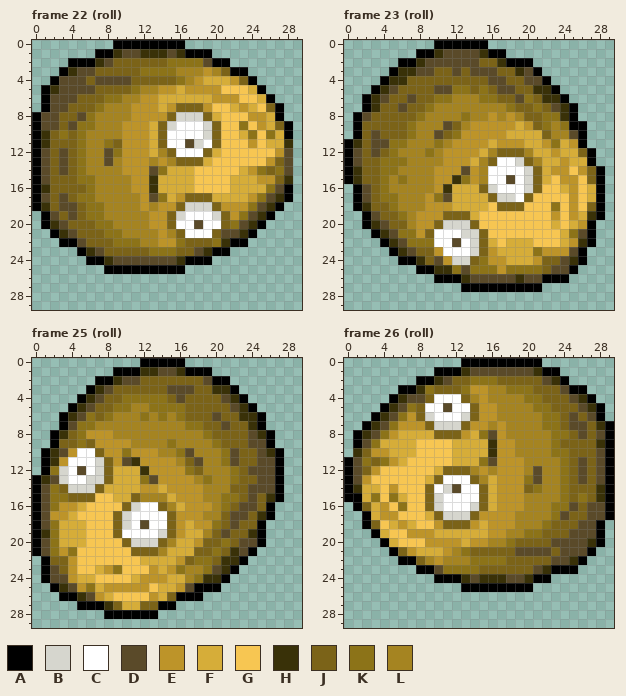
Pixel-art file -- anim/plant/nut/nut.aseprite. That is the earlier state.
30x30 pixels, 35 frames. Shown: frame 22 (roll), frame 23 (roll), frame 25 (roll), frame 26 (roll). The commit also changed other frames, which this record leaves out.
Palette (. is transparent): A #000000  B #d6d6ce  C #ffffff  D #5a4a29  E #bd9429  F #d6ad39  G #f7c652  H #393108  J #7b6318  K #8c7318  L #a58421
Pixels before, frame 22 (roll), first column x 0:
 0 .........AAAAAAAA............
 1 .......AAHDDHHHDHAAA.........
 2 ....AAAHDJJJJJJKKKKDAA.......
 3 ...AHDDJJJJJKKKKLLLELJAA.....
 4 ..ADDDJDDDDJJJJJKLEFFFEJA....
 5 .AHDDDDJJJJKLLEEFEEEEGGGFA...
 6 .ADDDJJJKKLLEEFFFFFFEEEGGFA..
 7 .ADDJJJKLLLEEEFEJJJEGGFEFGJA.
 8 ADDJJDKLLLLEEEEJBBBJFGGGEEFA.
 9 ADDJDKKLLLEEEFJBCCCBJGGKGEFJA
10 AHJKJKLLLLEEEFJCCCCBJGGFKGKFA
11 AHJJJKLLKJEEEFJCCDBCJGGGEGFFH
12 ADJDJKLLDKEEEFLJCCCJFGGGGGGED
13 ADJDJKLLDLEEELELJJJFGGGGGGEJD
14 ADJDJKLLLLEEEDKFFFGGGGGFEKJKD
15 ADJJJKKLLLLEEHFFFFGGGGFFFEEJH
16 AHJJJJKLLLLEEHFFFFGGGGFFFFKDA
17 ADJDJKKLLLLLEDKFEJJJFFFFEKDHA
18 AHJDDJKKLLLLELEEJBBBJEEEKDHA.
19 .ADJDJKKLLLLLEEJBCCCBJEKDHA..
20 .AHDJJJKKLLLLEEJCCDCCJKDHA...
21 ..AHDJJJKKLLLLELJCCCJDDHA....
22 ...AADJJJKKKLLEEKJJJKHAA.....
23 .....AHDJJJJJKKKJJDHAA.......
24 ......AAHDDDDDDDHAAA.........
25 ........AAAAAAAAA............
Pixels before, frame 23 (roll), first column x 0:
 0 ..........AAAAAA.............
 1 ........AAHDDDDHAA...........
 2 ......AAHDDDDDDJJHAAA........
 3 .....AHHDDJJDJDDDJJHDA.......
 4 ....AHHJJJJJJJJJDDJJDDA......
 5 ...AHDJJJJDDKKJKJDDJJHHA.....
 6 ..AHDJJDJJKKLLLKKJJDKJHHA....
 7 ..AHJJDJJKLLLLLLLLKJJKJDHA...
 8 .ADJJJJJKLLLLKLLELELJJKKHA...
 9 .AJJJJJKLLLDJLEEEEEFEJKLKAA..
10 .AJDJJJKLLDJKEEEEEFFFFJLLDA..
11 AHJDDKKLLLKLEEEEFEEEFFEKFEA..
12 ADJDJKLLLKLEEEEFLJJJLFFEFFJA.
13 ADJJKKKLLLLEEEFLJCCBJLFFEFFA.
14 AHJJKKLLLLEEEDELCCCCBJFEEGEJA
15 AHJJKLKLLLEEHKELCCDCBJFGEEGJA
16 .ADJKLLLLLEHFFFJBCCCBJGGFEGFA
17 .ADJKKLLLEKDFFFFJBBCJGGGGEGFA
18 .AHJJKLLLEEEFFFFGJJJGGGKGEGJA
19 ..ADJJKLEEEJJJFGGGGGGGGEGEFHA
20 ..AHDJJLEEJBBBJGGGGGGGGFGFEA.
21 ...AHDKKEJCCCBBJGGGGGGGGFKDA.
22 ....AHDKKKCCDCBJFGFFFGGGFEHA.
23 .....AHDJJECCCBJEFFFFKEEEDA..
24 ......AAHJDEBBJKEEFFFEJJDHA..
25 ........AAHHKDKKKEKKKKJDDA...
26 ..........AAAHDDDDDHDDAAA....
27 .............AAAAAAAAA.......
Pixels before, frame 25 (roll), first column x 0:
 0 ............AAAAA...........
 1 .........AAAHHDDHAAA........
 2 .......AAHDDJJJJJJJDAA......
 3 ......AHDJJJJJJDDDJJHHA.....
 4 .....AHDJJKKKKKJDJJJJDHA....
 5 ....AHDJJKKLLKKKKJJJJJDHA...
 6 ...AHDKJKLLLKLKLKJJJDJJHHA..
 7 ...ADKKLLLLLLLLLLKKJJDJJHA..
 8 ..AHJKEEELLLLLLLLLLKJJJJDHA.
 9 ..AJJKJEEEELLLLKLLLLKJJJDDA.
10 .AHDECCJEEKEEELLKDLLLKDJJDHA
11 .AHECCCBJEDHEEEELJDLLKDJJDDA
12 .AKBCDCBJFFFHEEEEKJLLLKJDDDA
13 AHDBCCBBJFFFKDEEEELKLLKJJDDA
14 ADKJBBBJFFFFEEFEEEELLLJJDDDA
15 ADKKJJJGGFFJLLLFEEELLKKJDJHA
16 ADKEEFGGGGJBCCJLFEEELKJDDJA.
17 ADEEFGGGGJBCCCCJEEELLJDDJHA.
18 ADKFFFGGGJBCDCCJEFEEKJDJJA..
19 AHKFFFGGGJCCCCBJEFFLJDJJHA..
20 ADKFFFGGGGJBBBJLFFEJJKJDDA..
21 ADKEKGGGGGGJJJLFFFJJKJHDA...
22 .AJJEGGGGGGGFFFFEJKKJHHA....
23 .ADJEGGFEKGGGEFEKLLKDHA.....
24 .ADDEFFGGGGFEEEFFLKHHA......
25 ..AHDEKFEEEEEGFFEDAAA.......
26 ...AAHDEFGGGGEFJAAA.........
27 .....AAAHJFFJJAA............
28 ........AAAAAA..............
Pixels before, frame 26 (roll), first column x 0:
 0 .............AAAAAAAAA........
 1 ..........AAAHDDDDDDDHAA......
 2 ........AAHDJJKKKJJJJJDHA.....
 3 ......AAHKJJJKEELLKKKJJJDAA...
 4 .....AHDDJCCCJLELLLLKKJJJDHA..
 5 ....AHDKJCCDCCJEELLLLKKJJJDHA.
 6 ...AHDKEJBCCCBJEELLLLLKKJDJDA.
 7 ..AHDKEEEJBBBJEELELLLLKKJDDJHA
 8 .AHDKEFFFFJJJEFKDELLLLLKKJDJDA
 9 .ADKFFFFGGGGFFFFHEELLLLKJJJJHA
10 .HJEEFFFGGGGFFFFHEELLLLKKJJJDA
11 ADKJKEFGGGGGFFFKDEEELLLLKJDJDA
12 ADJEGGGGGGFJJJLELEEELDLLKJDJDA
13 ADEGGGGGGFJCCCJLFEEEKDLLKJDJDA
14 AHFFGEGGGJCBDCCJFEEEJKLLKJJJHA
15 AAFKGKFGGJBCCCCJFEEELLLLKJKJHA
16 .AJFEGKGGJBCCCBJFEEELLLKKDJDDA
17 ..AFEEGGGFJBBBJEEEELLLLKDJJDDA
18 ..AJGFEFGGEJJJEFEEELLLKJJJDDA.
19 ...AFGGEEEFFFFFFEELLKKJJJDDDA.
20 ....AFGGGEEEEFEELLKJJJJDDDDHA.
21 .....AJEFFFELKJJJJJDDDDJDDDA..
22 ......AAJLELLLKKKKJJJJJDDHA...
23 ........AADKKKKJJJJJJDHAAA....
24 ..........AAAHDHHHDDHAA.......
25 .............AAAAAAAA.........
Now the later version:
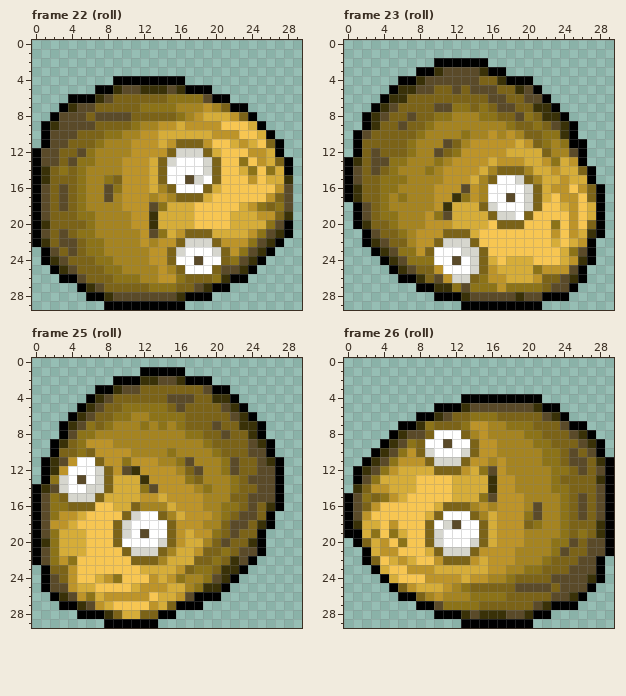
Diff:
Changed rows in their new state; - is an unchanged pixel.
Frame 22 (roll):
first column x 0:
 0 ---------........------------
 1 -------.............---------
 2 ----..................-------
 3 ---.....................-----
 4 --.......AAAAAAAA........----
 5 -......AAHDDHHHDHAAA......---
 6 -...AAAHDJJJJJJKKKKDAA.....--
 7 -..AHDDJJJJJKKKKLLL-LJAA....-
 8 ..ADD-JDDDDJJJJ-KLEF-FEJA...-
 9 .AHD-DDJJJJKLLEEFEEEE--GFA...
10 .ADDDJJJKKLL-EFFFFFFEEEGGFA..
11 .ADD-JJKLLL--EFEJJJEG-FEF-JA.
12 --DJ-DK-LLL--EE-BBB-----EEFA.
13 --DJD-K-L----FJBCCCBJ--K-EF-A
14 -H-K---------FJCCCCBJ---KGKFA
15 -H----L-KJE--FJCCDBCJ-GGEGFF-
16 -D-D-KL-DKE--FLJCCCJF-GGGGGED
17 ------L-D-EE-LELJ--FGGGGGGEJD
18 -D--JKLL--EE-DKFFFGGGGGFEKJKD
19 ADJ-JK-L---EEHFFFFGGGGFFFEEJH
20 AHJJ--KLL--EEHFFFFGGGGFFFFKDA
21 ADJDJKKLLL--EDKFEJJJFFFFEKDHA
22 AHJDDJKKLLLLE---JBBBJEEEKDHA-
23 -ADJDJKKLLLLLEEJBCCCBJEKDHA--
24 -AHDJJJKKLLLLEEJCCDCCJKDHA---
25 --AHDJJJKKLLLLELJCCCJDDHA----
26 ---AADJJJKKKLLEEKJJJKHAA-----
27 -----AHDJJJJJKKKJJDHAA-------
28 ------AAHDDDDDDDHAAA---------
29 --------AAAAAAAAA------------
Frame 23 (roll):
first column x 0:
 0 ----------......-------------
 1 --------..........-----------
 2 ------....AAAAAA.....--------
 3 -----...AAHD-D-HAA....-------
 4 ----..AAHDDDDDD-JHAAA..------
 5 ---..AHHDDJJDJDDDJJHDA..-----
 6 --..AHHJ--JJJJJJDD-JDDA..----
 7 --.AHDJ--JDDKKJKJDD--HHA..---
 8 -.AHD--DJJKK-L-KKJJDK-HHA.---
 9 -.AH--DJJK-LL-LLLLKJJKJDH-.--
10 --DJ---JK-LLLKLL-LELJJKKHA.--
11 .A-JJJJK--LDJL--E--FEJKLKA---
12 .A---JJK-LDJK--EEEFFF-JLLDA.-
13 -H-DD-----KL--EEFEEEFFEKFEA.-
14 -D-DJ----KL--E-FLJJJLF--FFJA.
15 -D---K----L-EEF-J-CBJL-F-FFA.
16 AHJ--K-----EEDELC-----FEEGEJ-
17 AHJ--LK--LEEHKELCCD-BJF-E--J-
18 --D-KL---L-H---JBCCCBJ-GF--F-
19 -ADJKKL-L-KDFF-FJBBCJ--G--GF-
20 -AHJJKL-L-EEFFFF-JJJ---K-EGJA
21 --ADJJ-L-EEJJJFG-------EGEFHA
22 --AHDJJLEEJBBBJGG-GGG--FGFE--
23 ---AHDKKE-C--B--GGGGGGGGFKDA-
24 ----AHDKKKCCDCBJFG---GGGFEHA-
25 -----AHDJJECCCBJEFFFF-EEEDA--
26 ------AAHJDEBBJKEEFFFEJJDHA--
27 --------AAHHKDKKKEKKKKJDDA---
28 ----------AAAHDDDDDHDDAAA----
29 -------------AAAAAAAAA-------
Frame 25 (roll):
first column x 0:
 0 ------------.....-----------
 1 ---------...AAAAA...--------
 2 -------..AAAHHDDHAAA..------
 3 ------.AAHDD---JJJ-DAA.-----
 4 -----.AHD-JJJJJD-D--HHA.----
 5 ----.AHD-J-KK--JD----DHA.---
 6 ---.AHD-JKK-LK-K----J-D-A.--
 7 ----HD-JK---K-K-KJJ-DJ-H----
 8 --.AD-KLL--------KKJ-D--HA.-
 9 ---H--E--LL----L---KJ----H--
10 -.AJJKJE--ELLL-KLL--KJJ-D-A.
11 ---DE--JE-KE--LLKDL-------H-
12 --HE-C---EDHE---LJD--KD-J---
13 .AK--DC-----HE---KJL----D---
14 -HDBCC-BJ---KDE---LK--K-J---
15 ---JBBBJF--FEEFE-----LJ--DD-
16 ---KJJJ--FFJLLLFE--L--KJ--HA
17 --K-EF---GJB--JLF--E-KJ-DJ--
18 --EE-G------C----E-LL--D-HA-
19 -D--------B-D-C---EEKJD-J---
20 -H-------JCCCCBJE-FL-D-JH---
21 ---FFF----JBBBJL--E-JKJ-DA--
22 ADKEK------JJJL-FFJJKJ-DA---
23 --J----GGG--FF-FEJK-J-HA----
24 ---J-GGFEK-GG-FEK-LKDHA-----
25 -ADDEFFGGGGF-EE-FLKHHA------
26 --AHDEKFEEEEEG-FED-AA-------
27 ---AAHDEFGGGGEFJAAA---------
28 -----AAAHJFFJJAA------------
29 --------AAAAAA--------------
Frame 26 (roll):
first column x 0:
 0 -------------.........--------
 1 ----------..............------
 2 --------.................-----
 3 ------.....................---
 4 -----........AAAAAAAAA......--
 5 ----......AAAHDDDDDDDHAA.....-
 6 ---.....AAHDJJKKKJJJJJDHA....-
 7 --....AAHKJJJK---LKKKJJJDAA...
 8 -....AHDDJCCCJLELL--KKJJJDHA..
 9 -...AHDKJCCDCCJEELL--KKJ--DHA.
10 -..AHDKEJBCCCBJEELL---K-JD-DA.
11 ..AHDKEEEJBBBJEEL-LL--KKJD--H-
12 .AHDKEFFFFJ--EFKD-LL-L-K------
13 .ADKFFFF-GGGFFFFH--LLL-KJ-J-H-
14 .-JEEFFF-GGGFFFFH--LLL-K----D-
15 -DKJKE---GGGFFFKD---------D-D-
16 AD-EG-G--GFJJJLEL----D-L-JDJ--
17 ADEGGG-----CCC-LF--EKD-LK-DJ--
18 AHFF-EGG-JCBDCCJF--EJKLLK-JJHA
19 AAFKGKFGGJBCCCCJF-EELLLLKJKJHA
20 -AJFEGK--JBCCCBJFEEELLLKK-JDDA
21 --AFEEGGG-JBBB-EEEELLLLK-JJDDA
22 --AJGFEFGG-JJJEFEEELLLKJJJDDA-
23 ---AFGGEEEFFFFFFEELLKKJJJDDDA-
24 ----AFGGGEEEEFEELLKJJJJDDDDHA-
25 -----AJEFFFELKJJJJJDDDDJDDDA--
26 ------AAJLELLLKKKKJJJJJDDHA---
27 --------AADKKKKJJJJJJDHAAA----
28 ----------AAAHDHHHDDHAA-------
29 -------------AAAAAAAA---------
